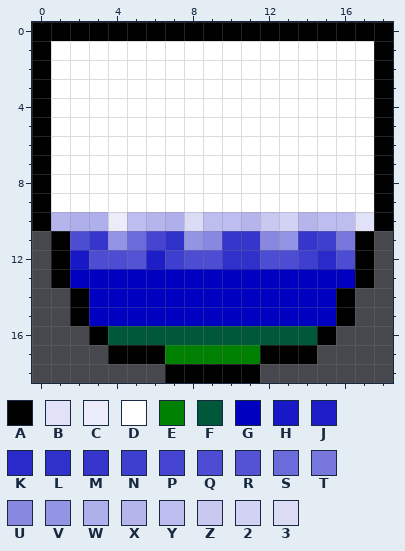
Pixel-art sprite -- data/tilesets/flags/nenetsia-shield-large.png. The picture above was drawn from the file before the commit.
The file is 19x19 pixels. Colours within 5 levels of each other are drawn and written as one.
Palette (. is transparent): A #000000  B #e1e1f8  C #ebebfa  D #ffffff  E #008000  F #00583b  G #0000c0  H #1818c6  J #1e1ec8  K #2a2acb  L #3030cb  M #3636cc  N #3e3ecf  P #4545d2  Q #4d4dd3  R #5353d4  S #6b6bda  T #7777dd  U #8888e1  V #9494e5  W #afafec  X #b5b5ec  Y #bdbdef  Z #c8c8f1  2 #d2d2f4  3 #dbdbf6
And afterwards:
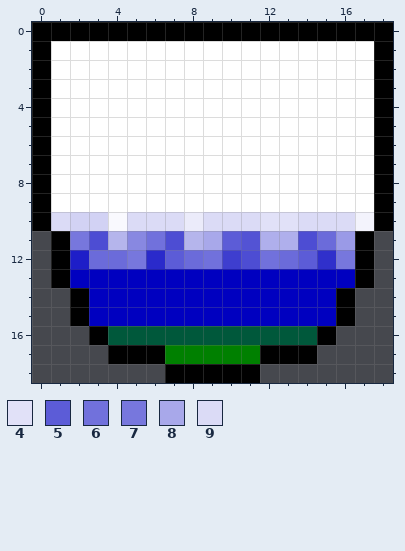
Colours new in this view: 4 #e1e1f8  5 #5c5cd7  6 #7171dc  7 #7777dd  8 #a8a8ea  9 #dbdbf6
The author wrote: nenetsia.svg: Update to inkscape 1.1.2 format See osdn #44448
The exact change:
@@ palette @@
-3 #dbdbf6
+3 #ebebfa
-B #e1e1f8
+B #f3f3fc
-C #ebebfa
+C #f9f9fe
-T #7777dd
+T #9a9ae7
@@ x 0..18 @@
  9 ADDDDDDDDDDDDDDDDDA
-10 AXWWCYXW3YYXZ2XYYBA
-11 .AQMVSPLVUMMUVMNTA.
-12 .AHQQRJNQQLLQQNKQA.
+10 A922C999399944999BA
+11 .A7QXU6QX85RWWQSTA.
+12 .AJSS7K5S6NQ6S5L7A.
 13 .AGGGGGGGGGGGGGGGA.
